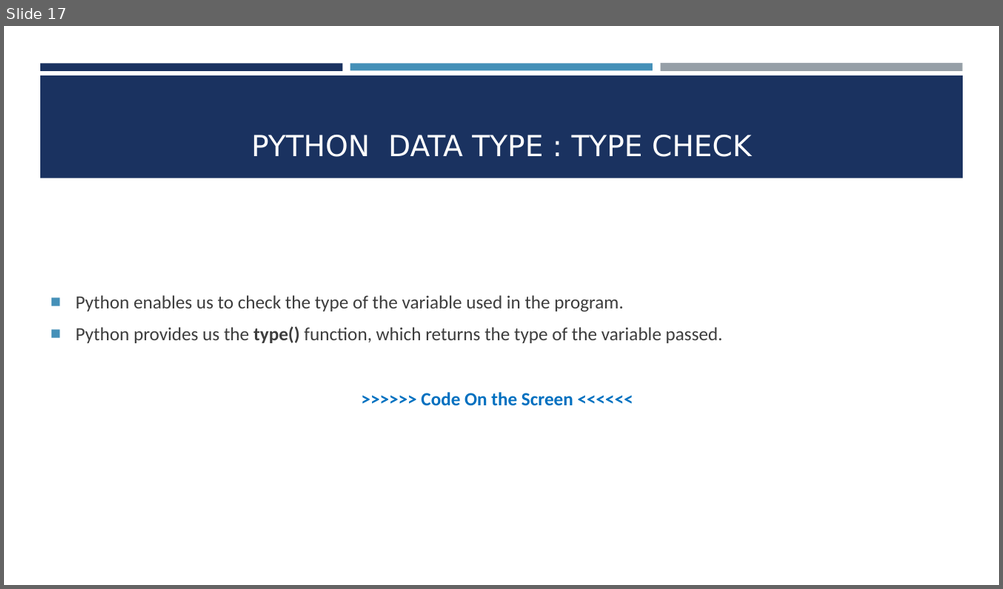
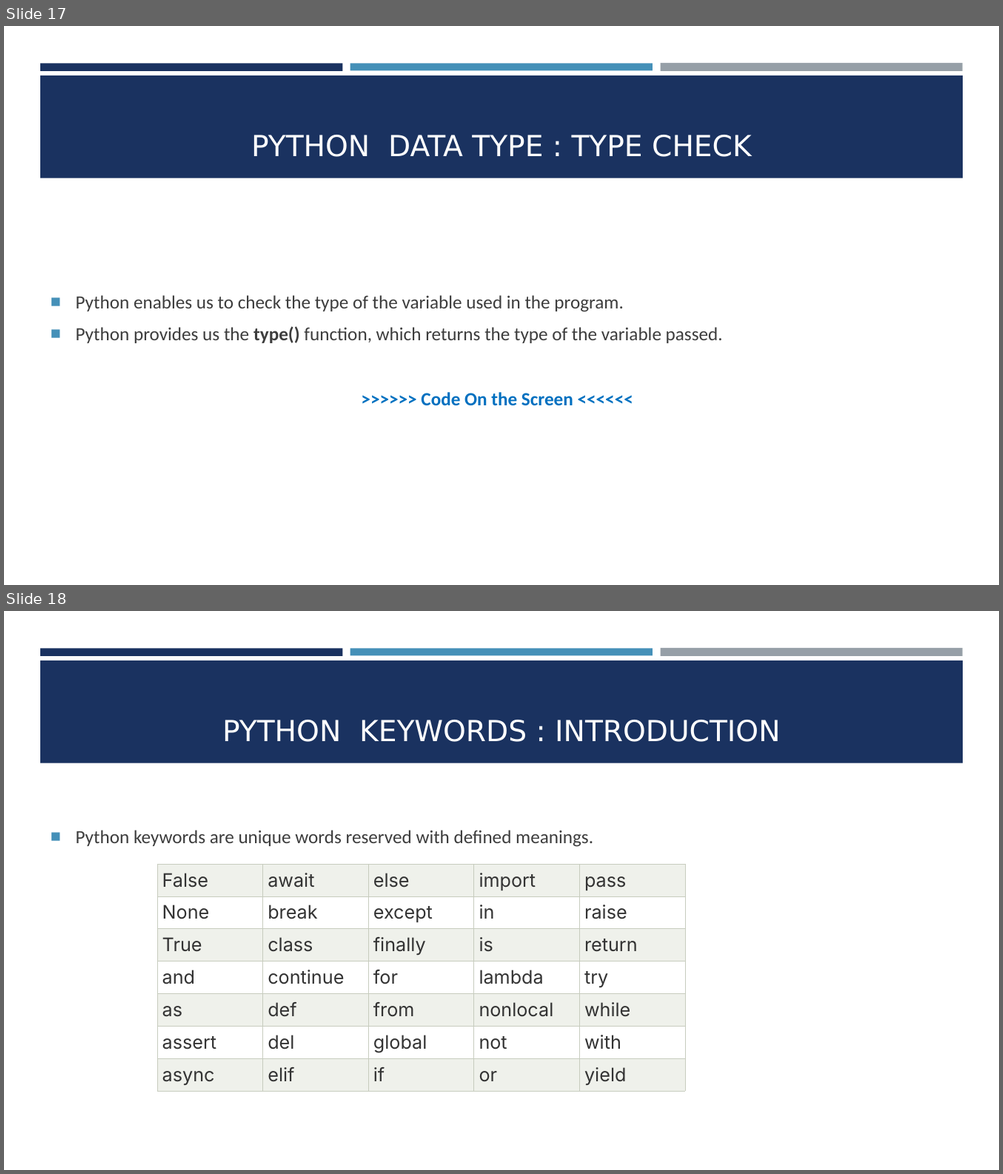
Before and after one commit to rhidoyhasanmahmud/Learn-Python-the-Hard-Way-with-Django, a slide deck: Class-02/Class-02.pptx. Shown one above the other, each under a label of ours: slide 17 before the commit, slides 17 and 18 after it. The pictures are 1003x589 and 1003x1174 pixels, drawn with LibreOffice and Linux fonts; fonts in the diff are those of the drawing. Boxes give left, top, right and bottom in pixels: in the first picture for what was removed or moved away, otherwise in the second. Text is boxed around its words. In the diff, an @@ line names an element or a change of style, - is before the commit and + after.

Commit message:
Class 2 slide updated

```diff
--- a/Class-02/Class-02.pptx
+++ b/Class-02/Class-02.pptx
@@ slide 18 added at (4,611,999,1170), background #FFFFFF; not listed: 4 template elements that a slide beside it also shows @@
@@ title added at (222,720,780,742), 28 pt, text #FFFFFF @@
+PYTHON KEYWORDS : INTRODUCTION
@@ text added at (76,830,593,847), 18 pt, text #3D3D3D @@
+■ Python keywords are unique words reserved with defined meanings.
@@ table added at (157,864,683,1090), 7 rows, 5 columns @@
+False | await | else | import | pass
+None | break | except | in | raise
+True | class | finally | is | return
+and | continue | for | lambda | try
+as | def | from | nonlocal | while
+assert | del | global | not | with
+async | elif | if | or | yield
```
Also in this commit, not shown: 3 other slides added.
